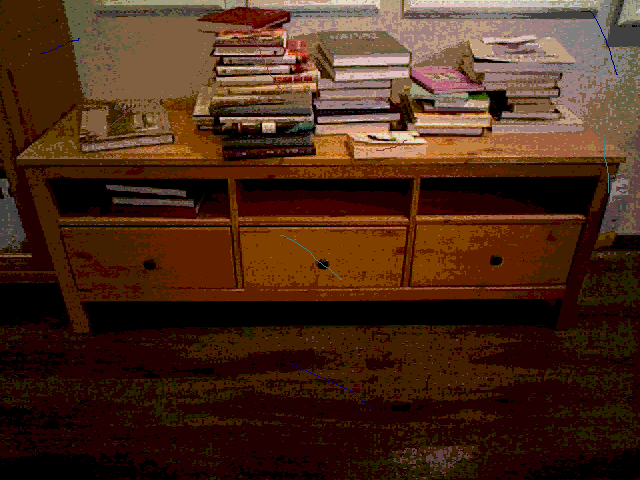
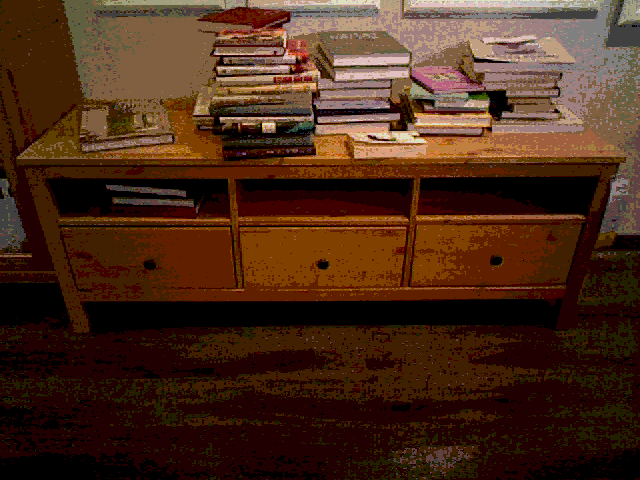
Comparing the layer stacks of the two 640 x 480 images. Changes:
removed layer "Layer #1" over (x1=40, y1=11, x2=618, y2=408)
